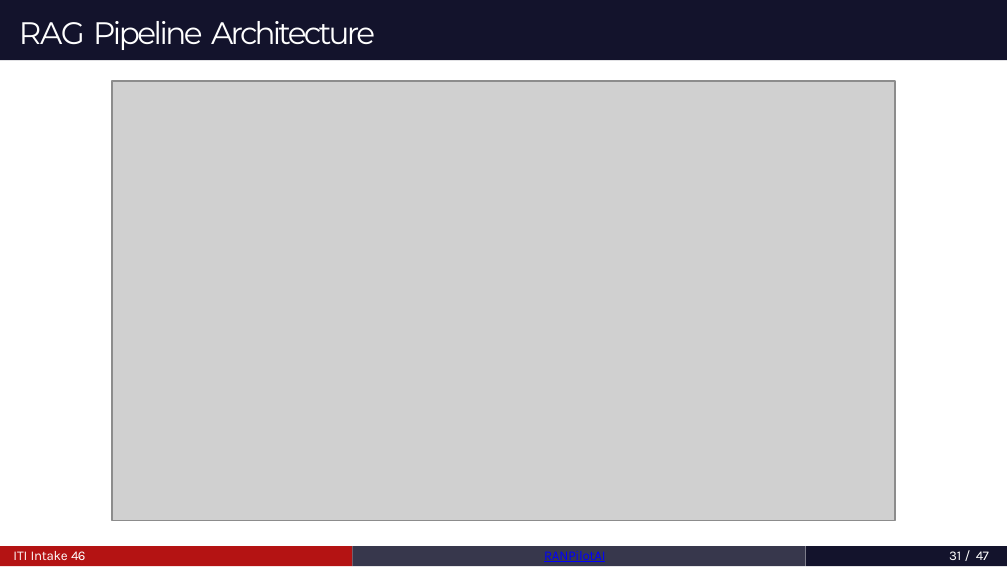
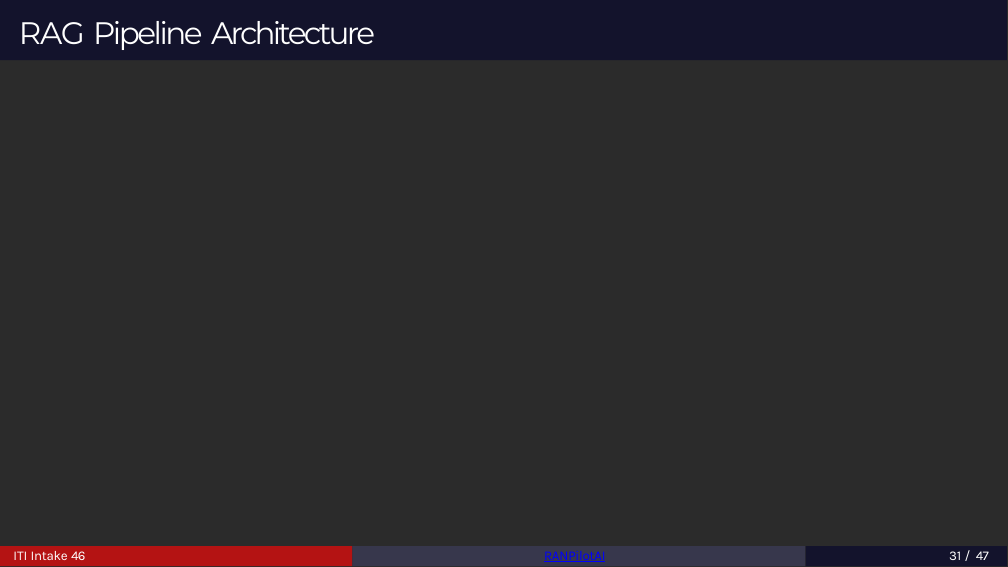
Before and after one commit to MahmoudAshrafYadem/ITI-Graduation_project, a slide deck: slide 31 of RANPilotAi_Graduation_Project_BOOK/presentation.pptx. Drawn at 1008x567 pixels with LibreOffice and Linux fonts; fonts in the diff are those of the drawing; grey boxes stand for pictures; background and template pictures are left out; a plain dark background stands for a picture behind light text. Boxes give left, top, right and bottom in pixels: in the first picture for what was removed or moved away, otherwise in the second. Text is boxed around its words. In the diff, an @@ line names an element or a change of style, - is before the commit and + after.

```diff
--- a/RANPilotAi_Graduation_Project_BOOK/presentation.pptx
+++ b/RANPilotAi_Graduation_Project_BOOK/presentation.pptx
@@ background #FFFFFF to picture (left out) @@
@@ picture removed at <box>112,81,895,521</box> @@
```
Also in this commit, not shown: 7 other slides changed, 2 slides added, 2 slides removed.
